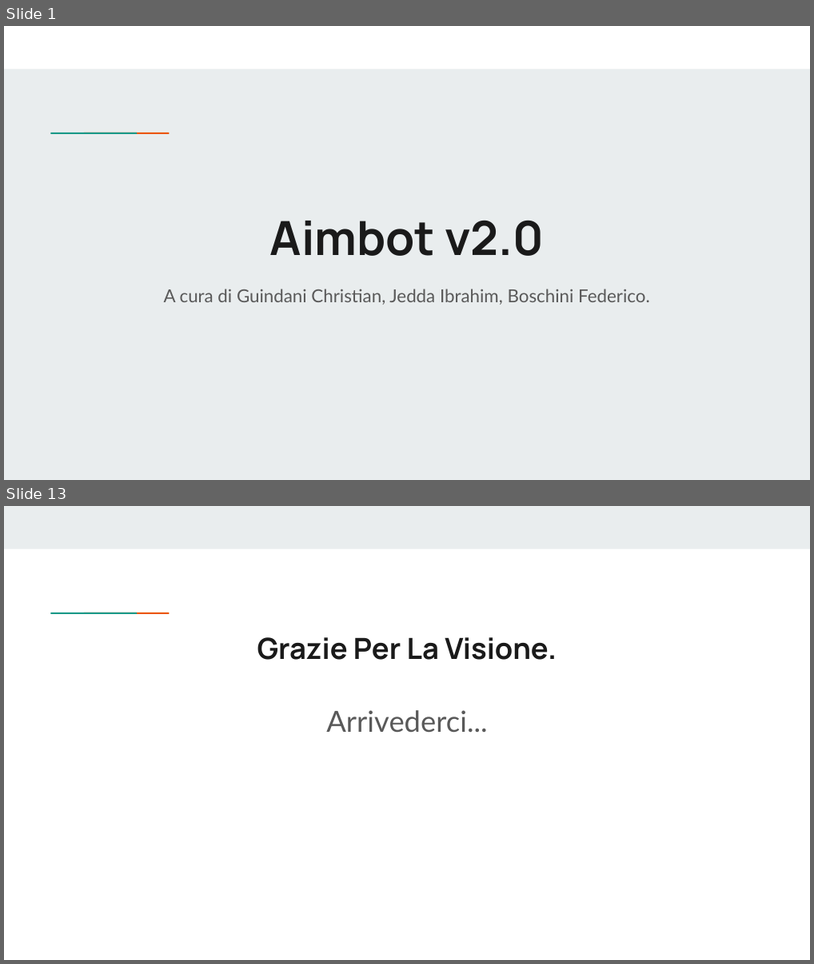
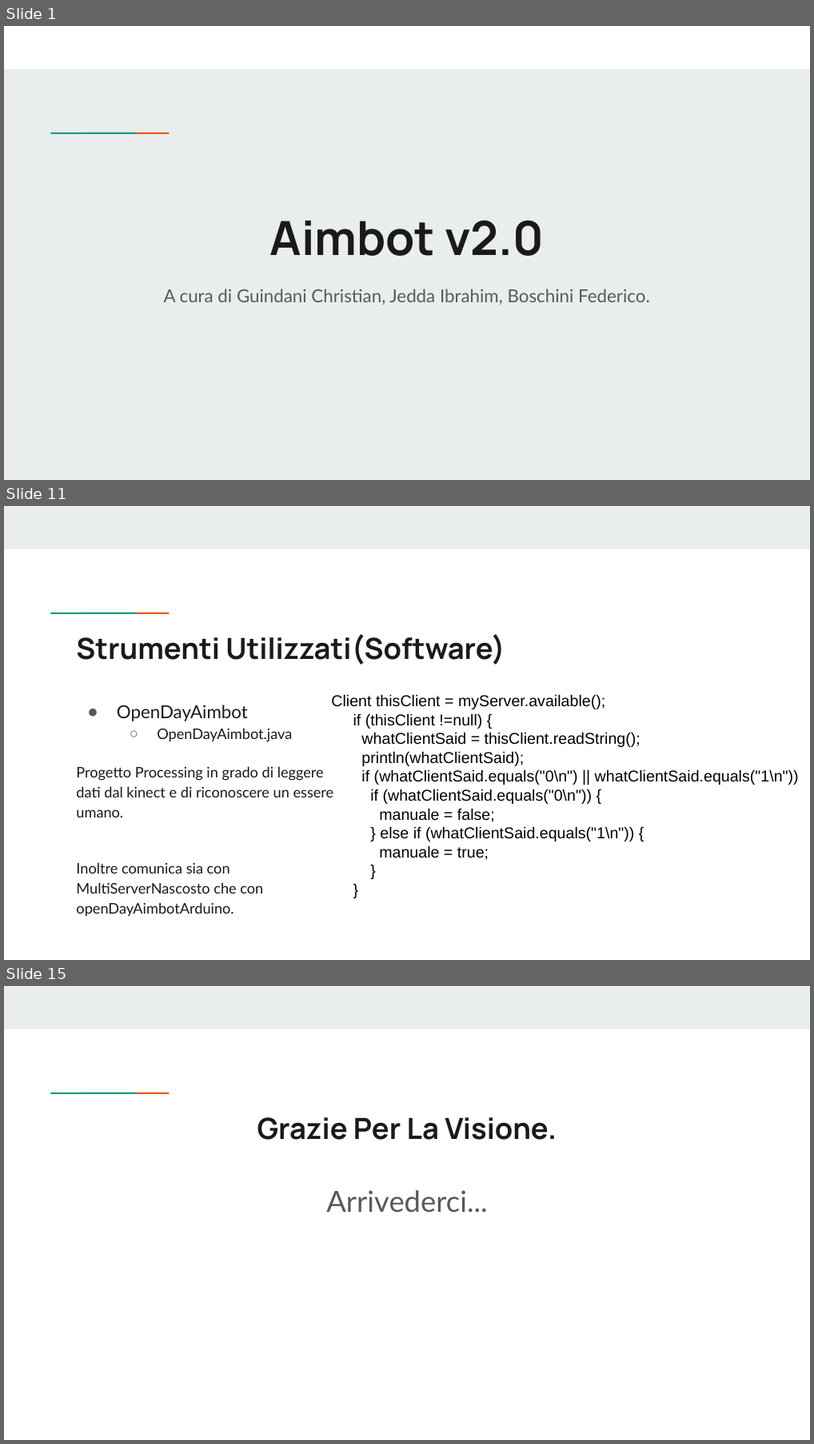
Before and after one commit to Sguinza/Progetto-Secondo-Quadrimestre, a slide deck: Presentazione Progetto (1).pptx. Shown one above the other, each under a label of ours: slides 1 and 13 before the commit, slides 1, 11 and 15 after it; the slides between them are not shown. The pictures are 814x964 and 814x1444 pixels, drawn with LibreOffice and Linux fonts; fonts in the diff are those of the drawing. Boxes give left, top, right and bottom in pixels: in the first picture for what was removed or moved away, otherwise in the second. Text is boxed around its words. In the diff, an @@ line names an element or a change of style, - is before the commit and + after.

```diff
--- a/Presentazione Progetto (1).pptx
+++ b/Presentazione Progetto (1).pptx
@@ slide 11 added at (x1=4, y1=506, x2=810, y2=960), background #FFFFFF; not listed: 3 template elements that a slide beside it also shows @@
@@ title added at (x1=76, y1=634, x2=506, y2=664), 26 pt, text #1A1A1A, bold @@
+Strumenti Utilizzati(Software)
@@ text added at (x1=331, y1=694, x2=799, y2=860), 14 pt, text #000000 @@
+Client thisClient = myServer.available();
+if (thisClient !=null) {
+whatClientSaid = thisClient.readString();
+println(whatClientSaid);
+if (whatClientSaid.equals("0\n") || whatClientSaid.equals("1\n"))
+if (whatClientSaid.equals("0\n")) {
+manuale = false;
+} else if (whatClientSaid.equals("1\n")) {
+manuale = true;
+}
+}
@@ text added at (x1=76, y1=728, x2=334, y2=916), 13 pt, text #1A1A1A @@
+● OpenDayAimbot
+  ○ OpenDayAimbot.java
+Progetto Processing in grado di leggere dati dal kinect e di riconoscere un essere umano.
+Inoltre comunica sia con MultiServerNascosto che con openDayAimbotArduino.
@@ what was slide 13 is now slide 15 @@
```
Also in this commit, not shown: 8 slides changed, 4 other slides added, 3 slides removed.
